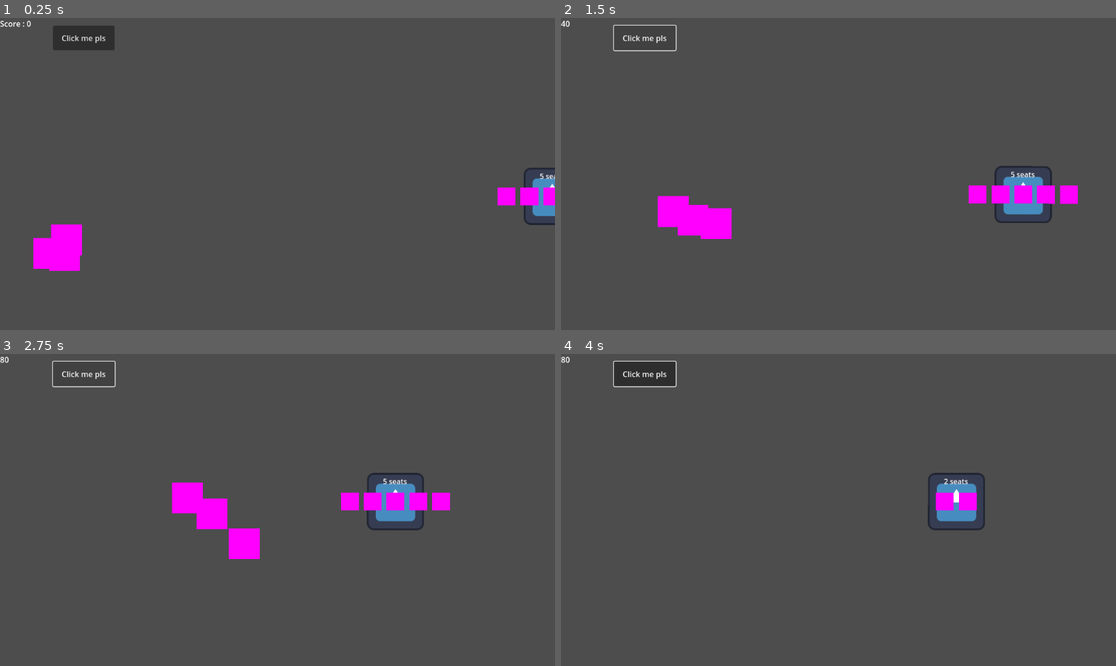
Above: before the commit, frames 1-4 (two rows, left to right).
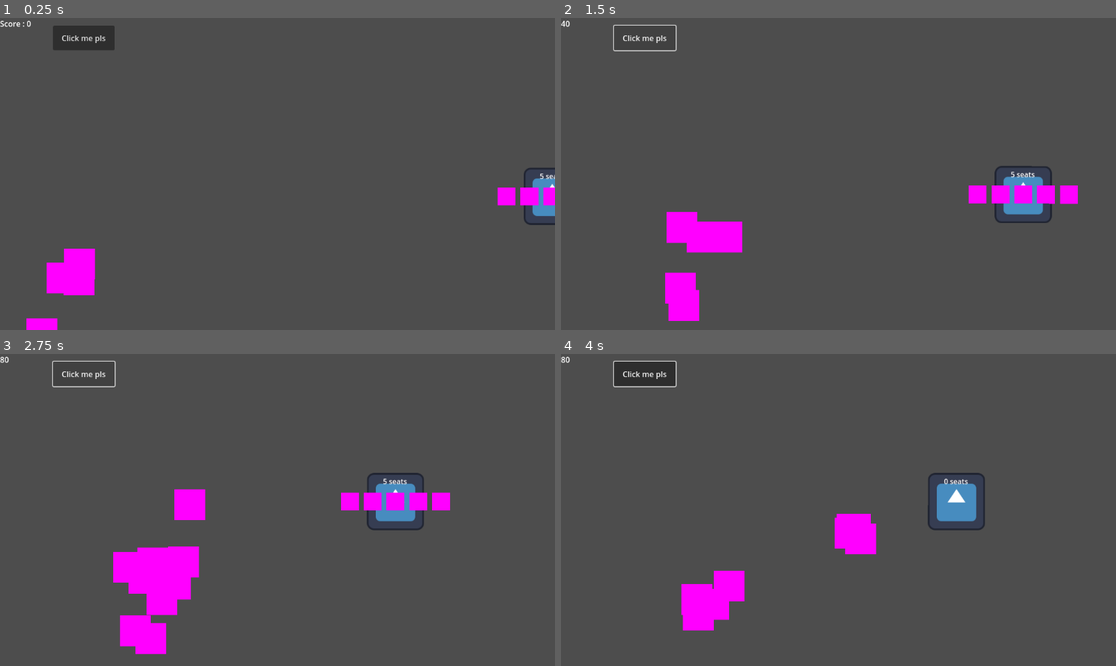
Above: after the commit, the same moments.

Repository: TrennaGiacomo/GayJam2025
Game: Godot game, scene res://game.tscn
The game is run twice, just before and just after one commit, with the same random seed, the same clock (stepped at 60 frames per second) and the same inputs. The engine's default icon, where the game draws it, is replaced by a stand-in: a white triangle on a blue panel in a dark square.
Inputs (mouse positions are in pixels of both pictures, inside the frame that each line leads up to):
- Up to frame 1 (0.25 s): no input
- Up to frame 2 (1.5 s): click "Click me pls" at 0.5 s; click "Click me pls" at 1.25 s
- Up to frame 3 (2.75 s): click "Click me pls" at 2 s
- Up to frame 4 (4 s): drag from (749, 497) to (921, 522) at 2.77 s; drag from (727, 525) to (921, 522) at 3.52 s

The runs differ from the first frame. In frame 1, 1.9% of the frame differs, in the area x 4-18%, y 66-100%; in frame 2, 2.3%; in frame 3, 4.7%, in the area x 20-47%, y 41-97%; in frame 4, 2.9%.

Commit message:
Spawn multiple groups

Diff:
--- a/gayjam2025/characters/guy.gd
+++ b/gayjam2025/characters/guy.gd
@@ -40,7 +40,7 @@
 	if (beingMoved):
 		var mousePos = cam.get_local_mouse_position()
 		var offsetPos = mousePos + mouseOffset
-		move_and_collide(lerp(position, offsetPos, dragSpeed * delta) - position)
+		position = lerp(position, offsetPos, dragSpeed * delta)
 
 	if (!isDraggable):
 		beingMoved = false
--- a/gayjam2025/characters/guyManager.gd
+++ b/gayjam2025/characters/guyManager.gd
@@ -6,6 +6,10 @@
 @onready var guyScene: PackedScene = load(guyPath) as PackedScene
 @onready var spawnPoint: Node2D = $SpawnPoint
 @onready var walkTarget: Node2D = $WalkTarget
+@onready var spawnTimer: Timer = $SpawnTimer
+
+@export var minSpawnTime: float;
+@export var maxSpawnTime: float;
 
 var groups = {};
 
@@ -13,7 +17,8 @@
 
 # Called when the node enters the scene tree for the first time.
 func _ready() -> void:
-	spawnGroup(3);
+	spawnTimer.timeout.connect(onSpawnTimerTimout)
+	onSpawnTimerTimout();
 
 # Called every frame. 'delta' is the elapsed time since the previous frame.
 func _process(delta: float) -> void:
@@ -35,7 +40,7 @@
 
 	groups[groupId] = group;
 
-	idCounter + 1
+	idCounter += 1
 	return groupId;
 
 func spawn_guy(groupId: int) -> guy:
@@ -55,3 +60,12 @@
 func startMovingGroup(groupId: int) -> void:
 	for guyInstance in groups[groupId]:
 		(guyInstance as guy).beingMoved = true;
+
+func onSpawnTimerTimout():
+	spawnGroup(randi_range(2, 5));
+
+	spawnPoint.position = Vector2(randf_range(-400, -150), randf_range(-70, 250))
+	walkTarget.position = Vector2(randf_range(-400, -150), randf_range(-70, 250))
+
+	spawnTimer.wait_time = randf_range(minSpawnTime, maxSpawnTime);
+	spawnTimer.start();
--- a/gayjam2025/game.tscn
+++ b/gayjam2025/game.tscn
@@ -27,10 +27,15 @@
 [node name="HUD" parent="." instance=ExtResource("3_8hwvo")]
 
 [node name="GuyManager" parent="." instance=ExtResource("4_meiug")]
+minSpawnTime = 1.0
+maxSpawnTime = 3.0
 
 [node name="SpawnPoint" type="Node2D" parent="GuyManager"]
-position = Vector2(-452, 218)
+position = Vector2(-424, 273)
 
 [node name="WalkTarget" type="Node2D" parent="GuyManager"]
 
+[node name="SpawnTimer" type="Timer" parent="GuyManager"]
+one_shot = true
+
 [connection signal="body_entered" from="LiftFillArea/Area2D" to="LiftFillArea" method="_on_area_2d_body_entered"]
--- a/gayjam2025/skilift/seat_manager.gd
+++ b/gayjam2025/skilift/seat_manager.gd
@@ -22,6 +22,8 @@
 	pass
 
 func removeSeat() -> void:
+	if(seats.size() <= 0):
+		return;
 	var lastIndex = seats.size() - 1
 	var last = seats[lastIndex]
 	remove_child(last)
--- a/gayjam2025/skilift/skilift.gd
+++ b/gayjam2025/skilift/skilift.gd
@@ -31,7 +31,7 @@
 		return
 
 	for i in group:
-		if (i is not guy):
+		if (i == null || i is not guy):
 			continue
 
 		var member = i as guy
